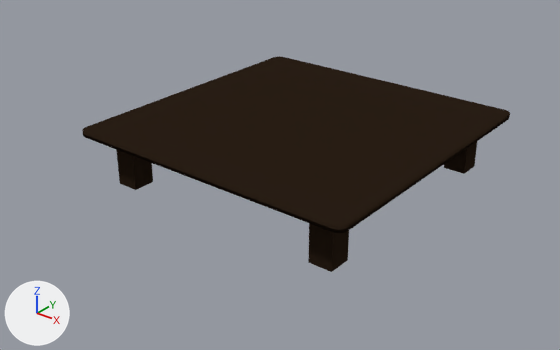
The Blender file assets/props/C02/C02_table.blend: old version first, new version second.
Both versions are drawn from a camera (50 mm lens) standing at (5.6, -7.45, 4.51) and looking at (-0.12, -0.3, 0.07). The axes (+X, +Y, +Z) are drawn at lower left. The lights are the same throughout.

The first picture shows 'mesa', 'pernas'.
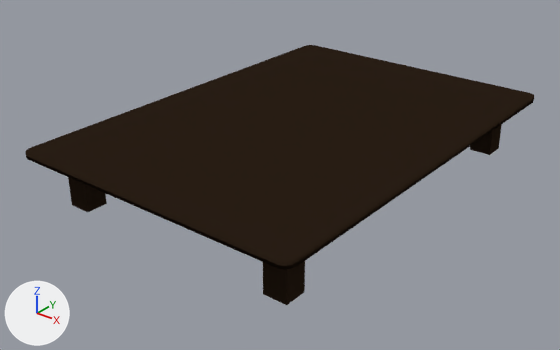
Commit message: Ajustes Table e inicio Bonsai (v1)

Location of each change, (x1, y1, x2, y2) in pixels of the pictures (560 x 350 px):
'mesa', rescaled (19% wider, 27% taller)
    before: (82, 56, 510, 233)
    after: (25, 45, 534, 270)
'pernas', rescaled
    before: (116, 142, 477, 272)
    after: (68, 124, 502, 305)

The edits, one by one:
Object 'pernas' (ob_pernas) is rescaled from (1.99, 1.99, 0.0404) to (1.99, 3.0, 0.0404).
Object 'mesa' (ob_mesa) is rescaled from (1.99, 1.99, 0.0404) to (1.99, 2.83, 0.0404).
